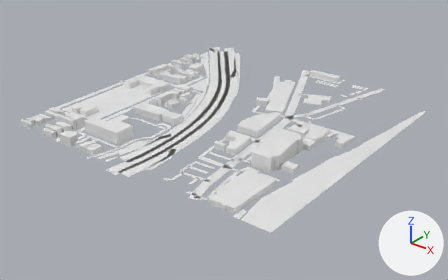
Two versions of the glTF model app/public/world/tiles/-6_-6.lod1.glb, one commit apart.
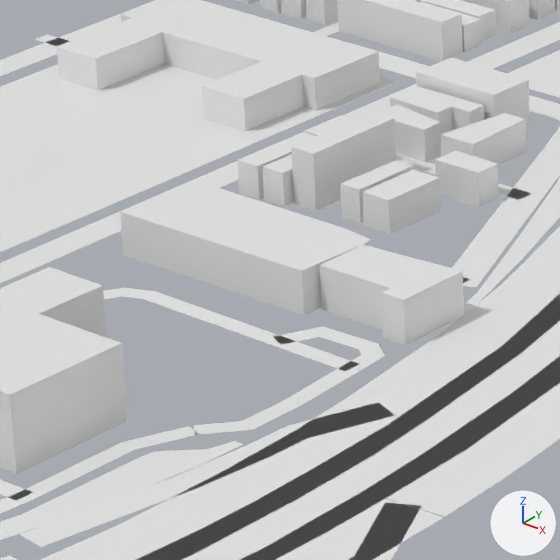
There are two pictures of each version: one whole from a 50 mm lens placed at (-2169.0, 2000.0, 408.0), pointed at (-2745.0, 2720.0, -39.0), one close up on the part from 26% to 44% of the width and 27% to 56% of the height. Lighting does not change. The marker at lower right points along +X, +Y and +Z. The older version's two pictures come first. Where no turn or scale is listed for an object, it has been applied to the vertices. Vertices at exactly the same position are counted once.

Names of what the first close-up shows: 'buildings', 'ground'.
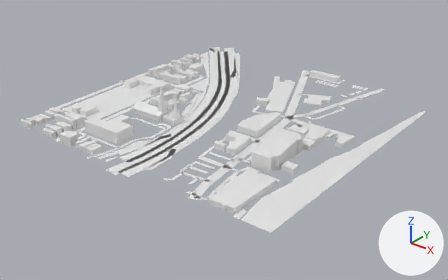
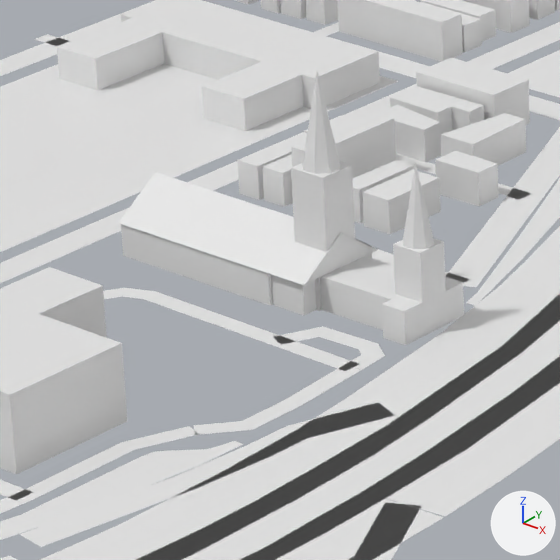
Where the newer file only moved an object's origin or applied its transform, the numbers keep the older frame.

The change in detail:
me_buildings is used by ob_buildings; location (-2764.5, 2745.5, 11.4).
me_buildings had 892 vertices, 1236 faces and spanned x -225.0..225.0, y -248.0..248.0, z -11.0..11.0.
me_buildings now has 953 vertices, 1305 faces and spans x -225.0..225.0, y -248.0..248.0, z -11.0..45.0.
me_buildings part 1: the loose piece of 8 vertices spanning x -88.0..-82.0, y -51.0..-31.0, z -11.0..-2.0 is copied, and the copy is scaled about its middle by (-1.67, -0.503, 3.63), then moved by (27.0, -46.0, 12.0); it spans x -63.0..-53.0, y -92.0..-82.0, z -11.0..21.0.
me_buildings part 2: the loose piece of 8 vertices spanning x -88.0..-82.0, y -51.0..-31.0, z -11.0..-2.0 is copied, and the copy is scaled about its middle by (-1.38, -0.418, 2.33), then moved by (56.0, -46.0, 6.0); it spans x -33.0..-25.0, y -91.0..-82.0, z -11.0..10.0.
Part 3, on me_buildings:
9 vertices are removed from x -114.0..-25.0, y -101.0..-74.0, z 0.0.
31 faces are deleted.
2 vertices move from x -55.0..-25.0, y -97.0..-75.0, z 0.0 to x -64.0..-25.0, y -97.0..-76.0, z -11.0..-3.0.
36 vertices are added at x -114.0..-25.0, y -101.0..-74.0, z -11.0..45.0.
11 new vertices lie (0.0, 0.0, 8.0) away from vertices in x -114.0..-25.0, y -101.0..-74.0, z -11.0..0.0.
7 new vertices lie (0.0, 0.0, 8.0) away from vertices in x -65.0..-31.0, y -100.0..-76.0, z -11.0.
80 new faces join them.

Changed parts and their boxes [x1, y1, x2, y2] in the close-ups (560 x 560 px):
part 1 of me_buildings, added: after [291, 161, 355, 274]
part 2 of me_buildings, added: after [393, 238, 447, 336]
part 3 of me_buildings, built on: before [120, 180, 464, 345]; after [118, 72, 464, 345]
